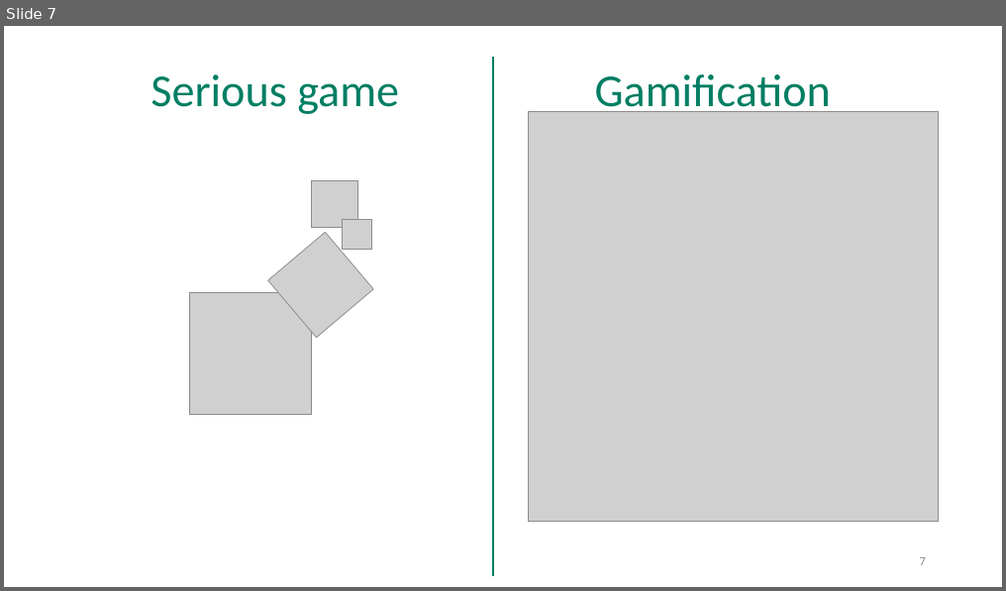
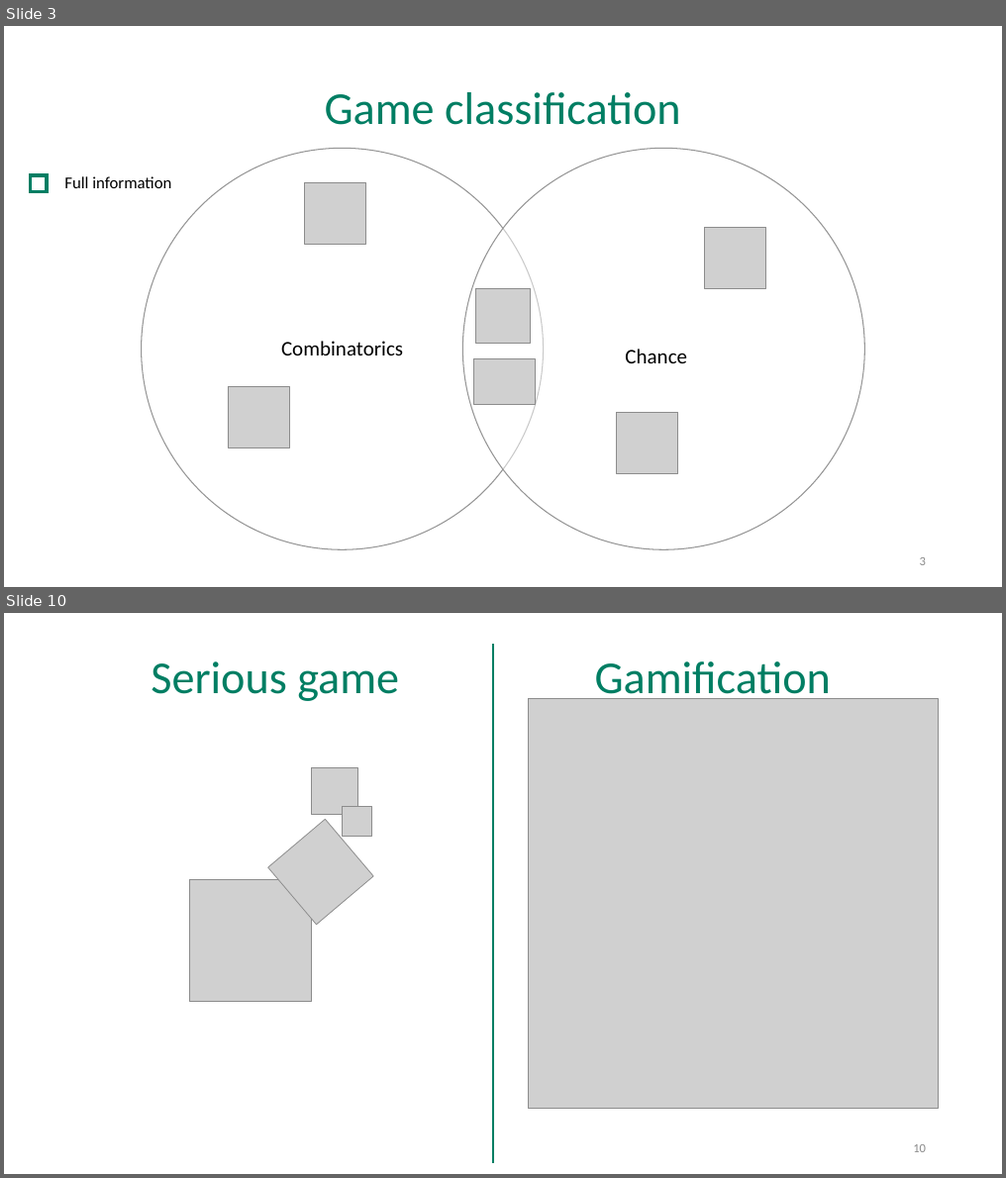
Before and after one commit to cui-unige/BSc-educative-gaming-2019, a slide deck: BSc_project_presentation.pptx. Shown one above the other, each under a label of ours: slide 7 before the commit, slides 3 and 10 after it; the slides between them are not shown. The pictures are 1006x591 and 1006x1178 pixels, drawn with LibreOffice and Linux fonts; fonts in the diff are those of the drawing; grey boxes stand for pictures. Boxes give left, top, right and bottom in pixels: in the first picture for what was removed or moved away, otherwise in the second. Text is boxed around its words. In the diff, an @@ line names an element or a change of style, - is before the commit and + after.

```diff
--- a/BSc_project_presentation.pptx
+++ b/BSc_project_presentation.pptx
@@ slide 3 added at (4, 26, 1002, 587), background #FFFFFF @@
@@ title added at (325, 92, 681, 125), 44 pt, text #007E63 @@
+Game classification
@@ rectangle added at (30, 175, 47, 192), outline #007E63 3 pt @@
@@ text added at (64, 176, 171, 188), 16 pt, text #000000 @@
+Full information
@@ picture added at (305, 182, 366, 244) @@
@@ picture added at (705, 227, 766, 288) @@
@@ picture added at (475, 288, 531, 344) @@
@@ group added at (141, 148, 865, 550): 2 ellipses, 2 texts @@
+Combinatorics
+Chance
@@ picture added at (474, 360, 536, 404) @@
@@ picture added at (228, 386, 289, 448) @@
@@ picture added at (617, 413, 678, 474) @@
@@ page number added at (920, 558, 926, 566), 12 pt, text #8C8C8C @@
+3
@@ what was slide 7 is now slide 10 @@
@@ page number at (913, 1145, 926, 1153): text changed @@
-7
+10
```
Also in this commit, not shown: 6 slides changed, 10 other slides added, 9 slides removed.
